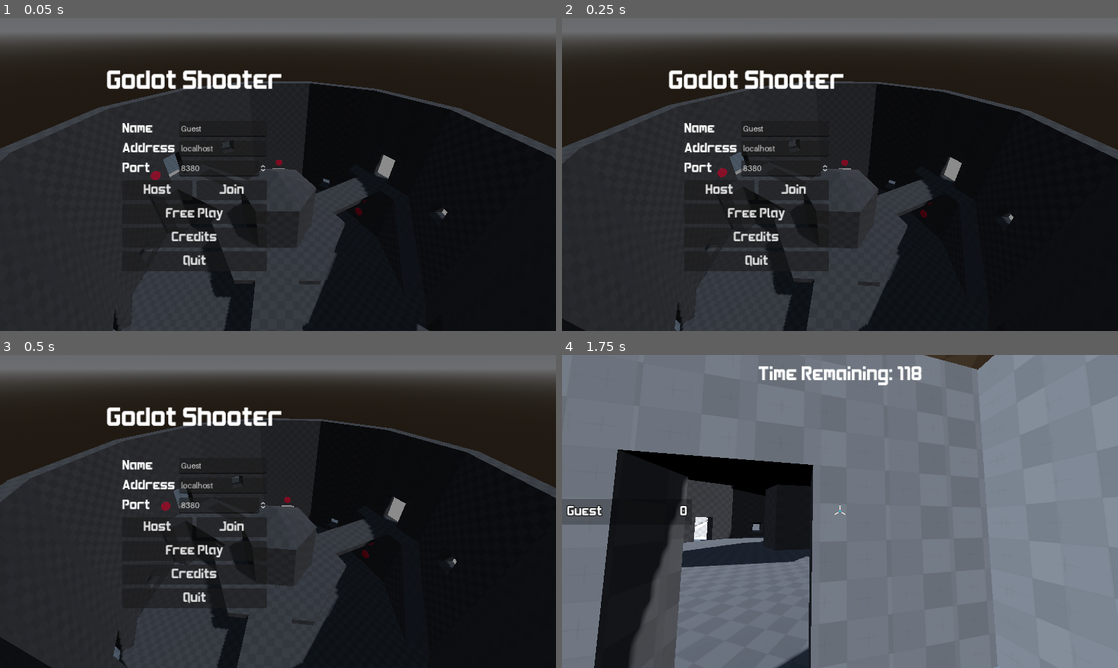
Above: before the commit, frames 1-4 (two rows, left to right).
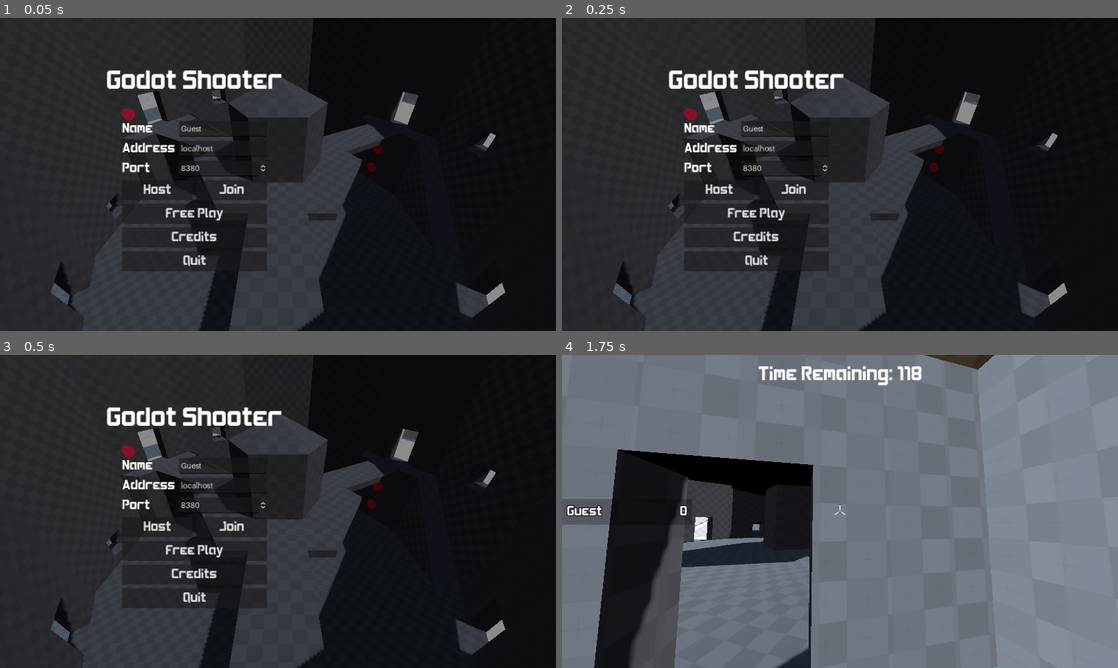
Above: after the commit, the same moments.

Repository: kdreese/godot-3D-shooter-project
Game: Godot game, scene res://src/states/menus/menu.tscn
The game is run twice, just before and just after one commit, with the same random seed, the same clock (stepped at 60 frames per second) and the same inputs.
Inputs (mouse positions are in pixels of both pictures, inside the frame that each line leads up to):
- Up to frame 1 (0.05 s): no input
- Up to frame 2 (0.25 s): no input
- Up to frame 3 (0.5 s): no input
- Up to frame 4 (1.75 s): click "Free Play" at 0.5 s; tap Enter at 1.25 s; move the mouse to (867, 511) at 1.27 s; hold W (move_forwards) from 1.28 s (still down); hold Right mouse button (melee_attack) from 1.28 s (still down); tap Space (jump) at 1.52 s

The runs differ from the first frame. In frame 1, 25% of the frame differs, in the area x 0-100%, y 0-100%; in frame 2, 25%; in frame 3, 25%; in frame 4, nothing differs.

Commit message:
Added customizability to preview level camera.

Diff:
--- a/src/levels/preview_level.gd
+++ b/src/levels/preview_level.gd
@@ -1,9 +1,11 @@
+@tool
 extends Node3D
 
 
-const PAN_CIRCLE_CENTER: Vector3 = Vector3(0, 20, 0)
-const PAN_CIRCLE_RADIUS: float = 12.5
-const ANGLE_OF_DEPRESSION: float = deg_to_rad(-35)
+@export var running: bool = false
+@export var pan_circle_center: Vector3 = Vector3(0, 20, 0)
+@export var pan_circle_radius: float = 12.5
+@export_range(0, 90) var angle_of_depression: float = 0
 
 
 @onready var camera: Camera3D = %Camera3D
@@ -25,5 +27,9 @@
 
 
 func set_camera_transform(angle: float) -> void:
-	camera.position = PAN_CIRCLE_CENTER + PAN_CIRCLE_RADIUS * Vector3(cos(angle), 0.0, -sin(angle))
-	camera.rotation = Vector3(ANGLE_OF_DEPRESSION, angle + PI/2, 0.0)
+	if running:
+		camera.position = pan_circle_center + pan_circle_radius * Vector3(cos(angle), 0.0, -sin(angle))
+		camera.rotation = Vector3(deg_to_rad(-angle_of_depression), angle + PI/2, 0.0)
+	else:
+		camera.position = pan_circle_center + pan_circle_radius * Vector3.RIGHT
+		camera.rotation = Vector3(deg_to_rad(-angle_of_depression), PI/2, 0.0)
--- a/src/levels/preview_level.tscn
+++ b/src/levels/preview_level.tscn
@@ -5,10 +5,12 @@
 
 [node name="PreviewLevel" type="Node3D"]
 script = ExtResource("2")
+pan_circle_center = Vector3(2.08165e-12, 13.5, 2.08165e-12)
+angle_of_depression = 35.0
 
 [node name="Arena" parent="." instance=ExtResource("2_mk7xo")]
 
 [node name="Camera3D" type="Camera3D" parent="."]
 unique_name_in_owner = true
-transform = Transform3D(1, 0, 0, 0, 0.866025, 0.5, 0, -0.5, 0.866025, 0, 20, 0)
+transform = Transform3D(-4.37114e-08, -0.573576, 0.819152, 0, 0.819152, 0.573576, -1, 2.50718e-08, -3.58063e-08, 12.5, 13.5, 2.08165e-12)
 current = true
